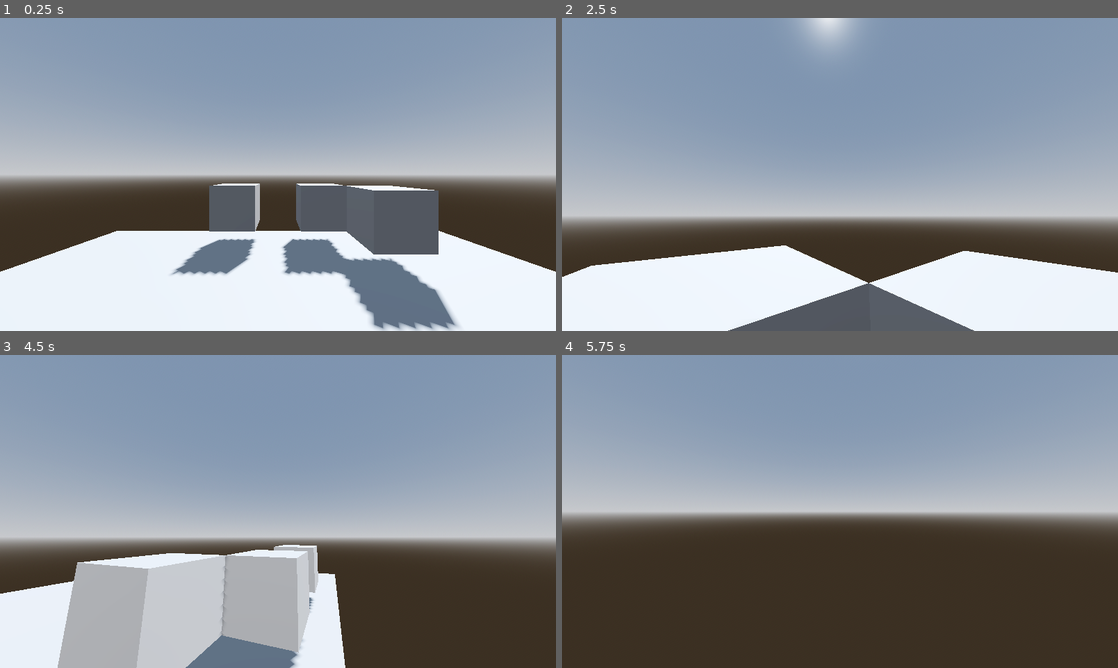
Above: before the commit, frames 1-4 (two rows, left to right).
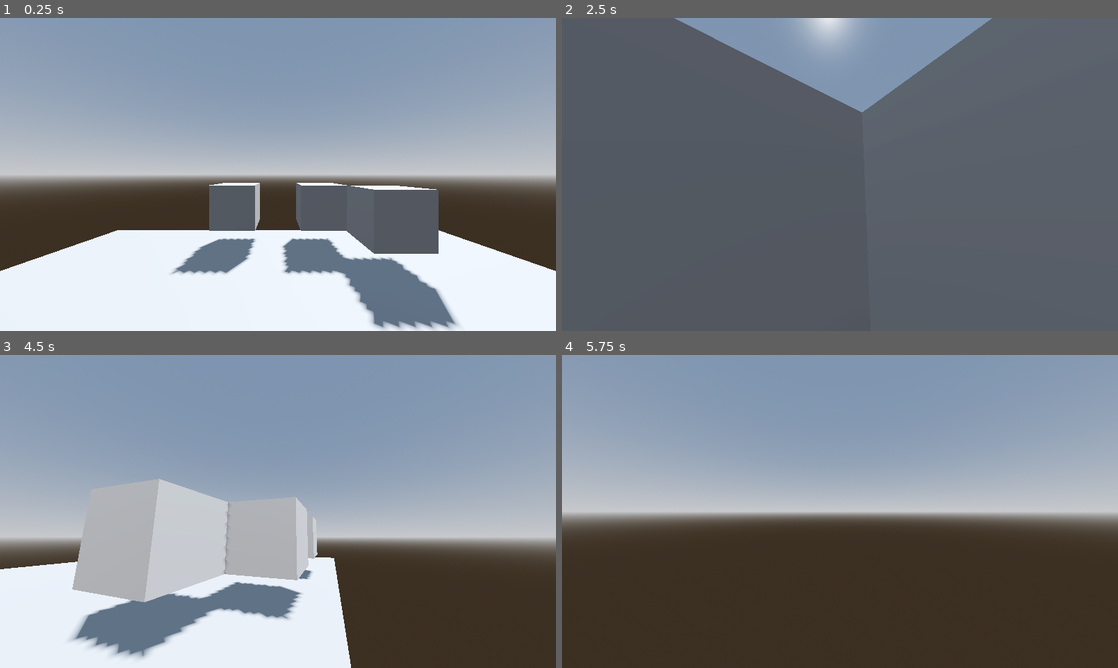
Above: after the commit, the same moments.

Repository: Rain-Gayming/Unnamed-RPG-Game
Game: Godot game, scene res://world/scenes/world_one.tscn
Two runs of this game, one before a commit and one after it. Both use one fixed random seed, a clock stepped at 60 frames per second and the inputs below.
Inputs (mouse positions are in pixels of both pictures, inside the frame that each line leads up to):
- Up to frame 1 (0.25 s): no input
- Up to frame 2 (2.5 s): tap Enter at 0.5 s; move the mouse to (867, 174) at 0.52 s; hold W (movement_forward) from 0.53 s (still down); tap Ctrl (movement_crouch) at 0.6, 2.3 s; tap Space (movement_jump) at 0.77, 1.52 s; tap Shift (movement_sprint) at 0.8, 1.35 s; move the mouse to (812, 174) at 1.27 s; tap Alt (movement_walk) at 1.55, 2.1 s; move the mouse to (851, 168) at 2.02 s
- Up to frame 3 (4.5 s): keep holding W (movement_forward); tap Space (movement_jump) at 2.75, 3.02, 3.77 s; move the mouse to (272, 517) at 2.77 s; tap F (gameplay_interact) at 2.85 s; tap Shift (movement_sprint) at 3.05 s; tap Enter at 3.5 s; move the mouse to (316, 514) at 3.52 s; click (316, 514) at 3.6 s; tap Alt (movement_walk) at 3.8 s; move the mouse to (233, 508) at 4.27 s; tap Ctrl (movement_crouch) at 4.35 s
- Up to frame 4 (5.75 s): keep holding W (movement_forward); tap Space (movement_jump) at 4.52 s; move the mouse to (845, 511) at 5.02 s; tap Shift (movement_sprint) at 5.1 s

The runs differ from the first frame. In frame 1, 0.8% of the frame differs, in the area x 0-100%, y 52-100%; in frame 2, 87%, in the area x 0-100%, y 0-100%; in frame 3, 17%; in frame 4, nothing differs.

Commit message:
added crouch collision

Diff:
--- a/unnamedrpggame/game/scripts/cursor_manager.gd
+++ b/unnamedrpggame/game/scripts/cursor_manager.gd
@@ -2,10 +2,6 @@
 
 @export var is_in_game: bool = true
 @export var is_paused: bool
-
-func ready():
-	GameManager.cursor_manager = self
-
 func _process(_delta):
 	if is_in_game and !is_paused:
 		Input.mouse_mode = Input.MOUSE_MODE_CAPTURED
--- a/unnamedrpggame/player/scripts/player_movement.gd
+++ b/unnamedrpggame/player/scripts/player_movement.gd
@@ -1,4 +1,9 @@
 extends CharacterBody3D
+
+@export_group("references")
+@export var camera_holder: Node3D
+@export var standing_collider: CollisionShape3D
+@export var crouching_collider: CollisionShape3D
 
 @export_group("ground movement")
 @export var current_speed: float
@@ -52,8 +57,11 @@
 func ground_movement(delta: float):
 	var input_direction = Input.get_vector("movement_left", "movement_right", "movement_forward", "movement_back")
 	var direction = (transform.basis * Vector3(input_direction.x, 0, input_direction.y)).normalized()
+
+	#slows down the player when moving backwards
 	if input_direction.y < 0.001:
 		if direction:
+			#the quartering is so the player is slower moving left and right
 			velocity.x = lerp(velocity.x, (direction.x * current_speed) / 1.5, acceleration * delta)
 			velocity.z = lerp(velocity.z, direction.z * current_speed, acceleration * delta)
 		else:
@@ -83,3 +91,13 @@
 		#crouching
 		MovementType.Movement.crouching:
 			current_speed = crouch_speed
+
+	#lowers the camera when crouching
+	if type == MovementType.Movement.crouching:
+		camera_holder.position.y = 1
+		standing_collider.disabled = false
+		crouching_collider.disabled = true
+	else:
+		camera_holder.position.y = 1.75
+		standing_collider.disabled = true
+		crouching_collider.disabled = false
--- a/unnamedrpggame/world/scenes/world_one.tscn
+++ b/unnamedrpggame/world/scenes/world_one.tscn
@@ -23,7 +23,10 @@
 
 [sub_resource type="PlaneMesh" id="PlaneMesh_x6msp"]
 
+[sub_resource type="CapsuleShape3D" id="CapsuleShape3D_o78fv"]
+
 [sub_resource type="CapsuleShape3D" id="CapsuleShape3D_utnxf"]
+height = 1.0
 
 [sub_resource type="CapsuleMesh" id="CapsuleMesh_6wul3"]
 
@@ -48,8 +51,11 @@
 use_collision = true
 mesh = SubResource("PlaneMesh_x6msp")
 
-[node name="player" type="CharacterBody3D" parent="."]
+[node name="player" type="CharacterBody3D" parent="." node_paths=PackedStringArray("camera_holder", "standing_collider", "crouching_collider")]
 script = ExtResource("1_50kem")
+camera_holder = NodePath("camera_holder")
+standing_collider = NodePath("standing_collider")
+crouching_collider = NodePath("crouch_collider")
 current_speed = 8.0
 walk_speed = 4.0
 run_speed = 6.0
@@ -74,12 +80,18 @@
 transform = Transform3D(1, 0, 0, 0, -4.37114e-08, -1, 0, 1, -4.37114e-08, 0, 0, 0)
 collide_with_areas = true
 
-[node name="collider" type="CollisionShape3D" parent="player"]
+[node name="standing_collider" type="CollisionShape3D" parent="player"]
 transform = Transform3D(1, 0, 0, 0, 1, 0, 0, 0, 1, 0, 1, 0)
+shape = SubResource("CapsuleShape3D_o78fv")
+
+[node name="crouch_collider" type="CollisionShape3D" parent="player"]
+transform = Transform3D(1, 0, 0, 0, 1, 0, 0, 0, 1, 0, 0.514367, 0)
 shape = SubResource("CapsuleShape3D_utnxf")
+disabled = true
 
 [node name="mesh" type="MeshInstance3D" parent="player"]
 transform = Transform3D(1, 0, 0, 0, 1, 0, 0, 0, 1, 0, 1, 0)
+visible = false
 mesh = SubResource("CapsuleMesh_6wul3")
 
 [node name="interactable" type="CSGMesh3D" parent="."]
Not shown: 1 places in unnamedrpggame/world/scenes/world_one.tscn that only renumber resources
